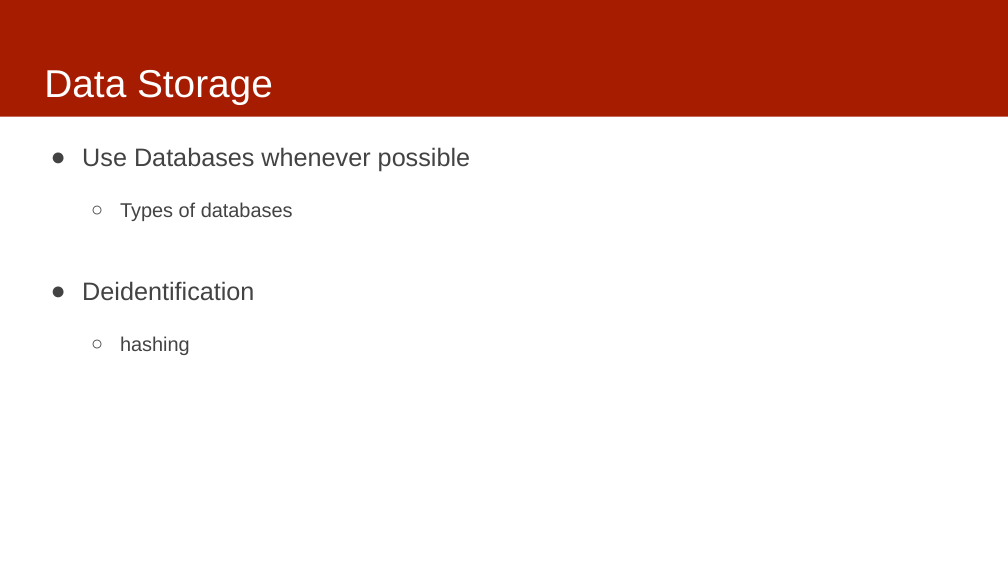
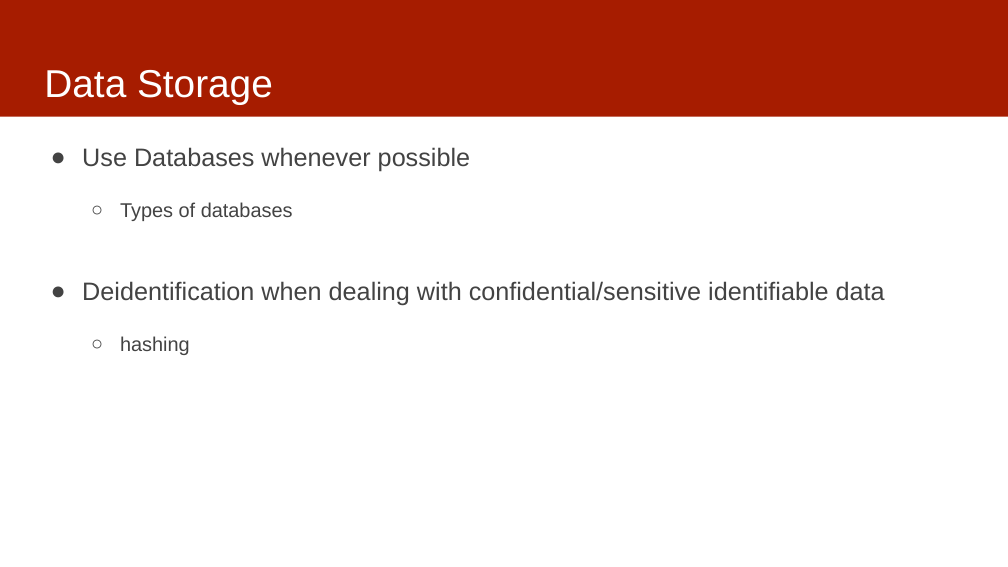
Before and after one commit to dssg/mlforpublicpolicylab, a slide deck: slide 6 of 02 - Case Studies and Acquiring Data/data.pptx. Drawn at 1008x567 pixels with LibreOffice and Linux fonts; fonts in the diff are those of the drawing. Boxes give left, top, right and bottom in pixels: in the first picture for what was removed or moved away, otherwise in the second. Text is boxed around its words. In the diff, an @@ line names an element or a change of style, - is before the commit and + after.

Commit message:
updated data

```diff
--- a/02 - Case Studies and Acquiring Data/data.pptx
+++ b/02 - Case Studies and Acquiring Data/data.pptx
@@ text at bbox=[82, 281, 885, 305]: text changed @@
-● Deidentification
+● Deidentification when dealing with confidential/sensitive identifiable data
```
Also in this commit, not shown: 3 other slides changed.
